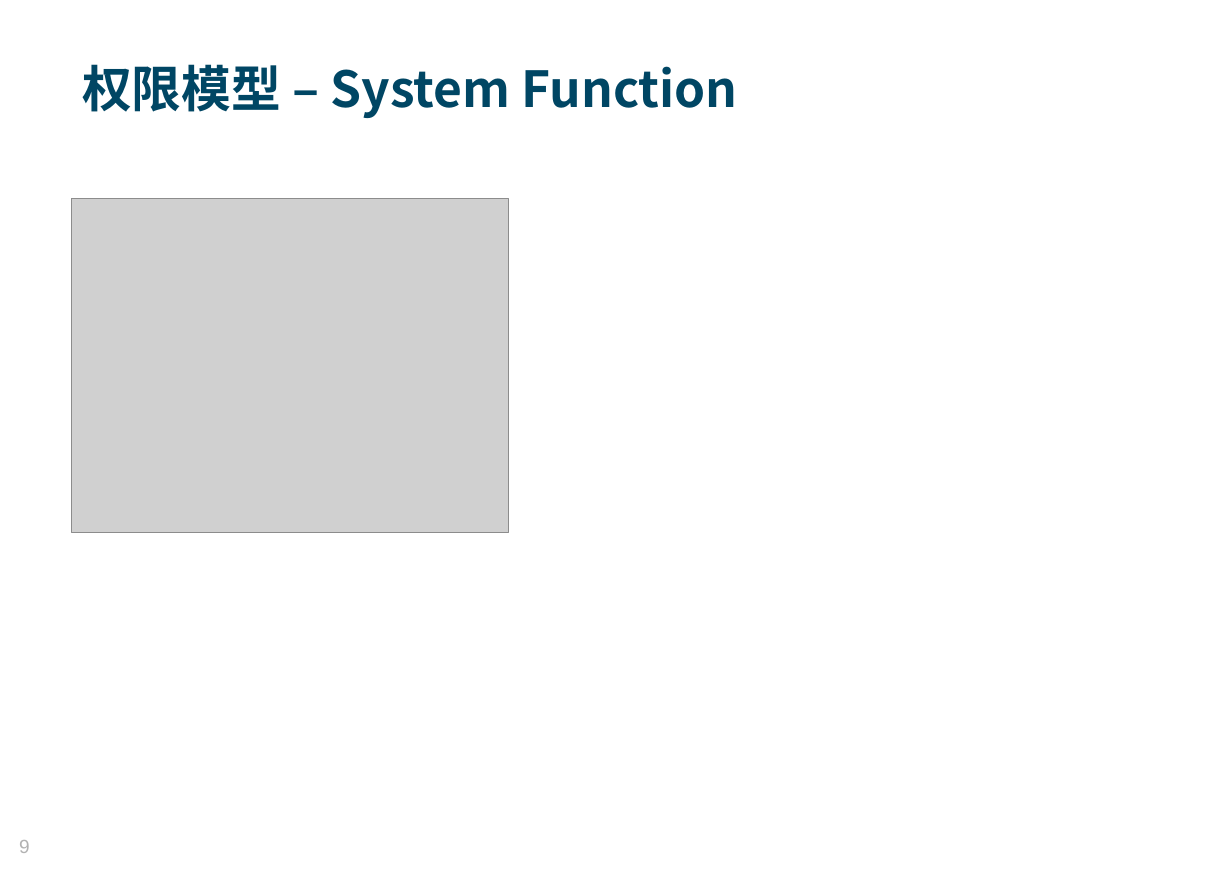
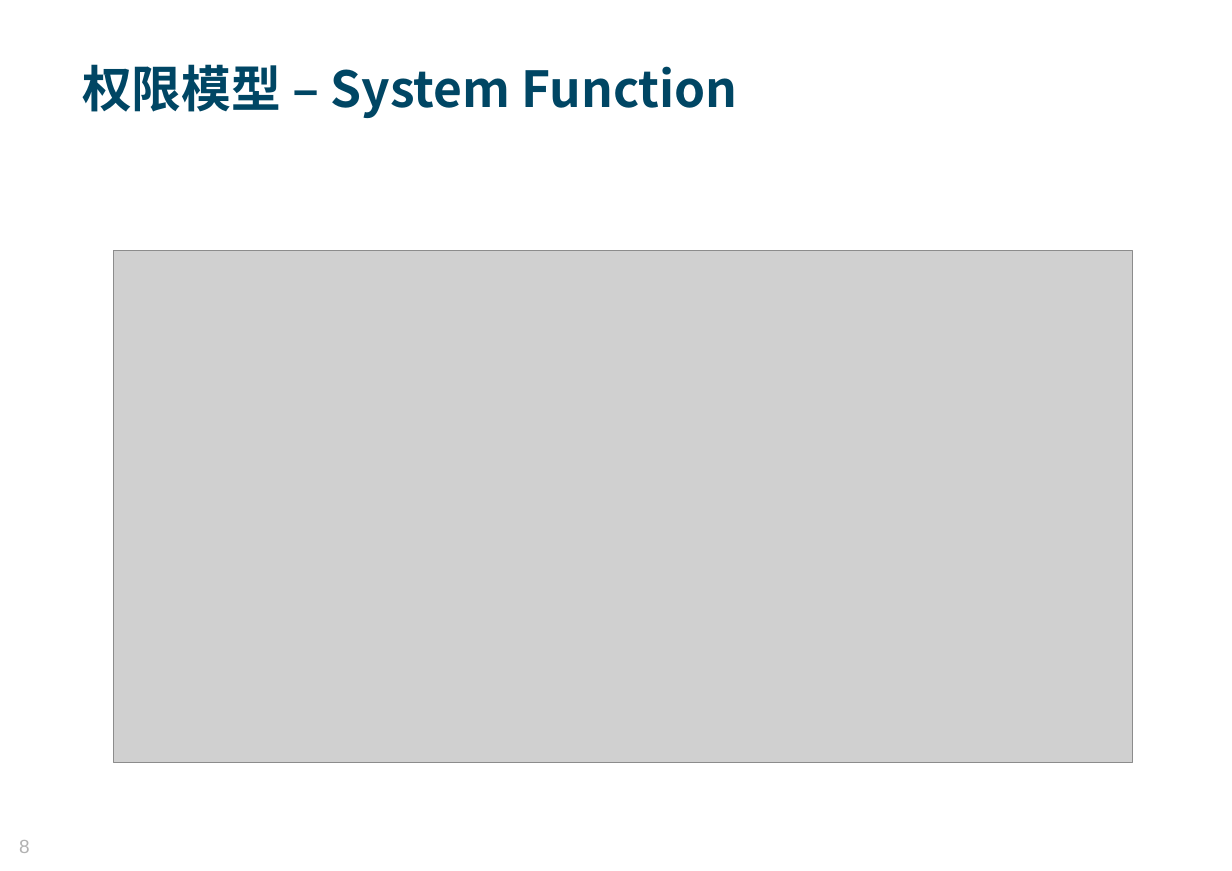
Before and after one commit to MosesZhu/Cube, a slide deck: slide 8 of Document/New Webframework Introduction.ppt (slide 9 before the commit). Drawn at 1232x871 pixels with LibreOffice and Linux fonts; fonts in the diff are those of the drawing; grey boxes stand for pictures; background and template pictures are left out. Boxes give left, top, right and bottom in pixels: in the first picture for what was removed or moved away, otherwise in the second. Text is boxed around its words. In the diff, an @@ line names an element or a change of style, - is before the commit and + after.

```diff
--- a/Document/New Webframework Introduction.ppt
+++ b/Document/New Webframework Introduction.ppt
@@ picture: place and size @@
-picture at <box>72,198,508,532</box>
+picture at <box>113,251,1132,763</box>
@@ page number at <box>19,840,30,853</box>: text changed @@
-9
+8
```
Also in this commit, not shown: 10 other slides changed, 2 slides added, 4 slides removed, 12 other files.
